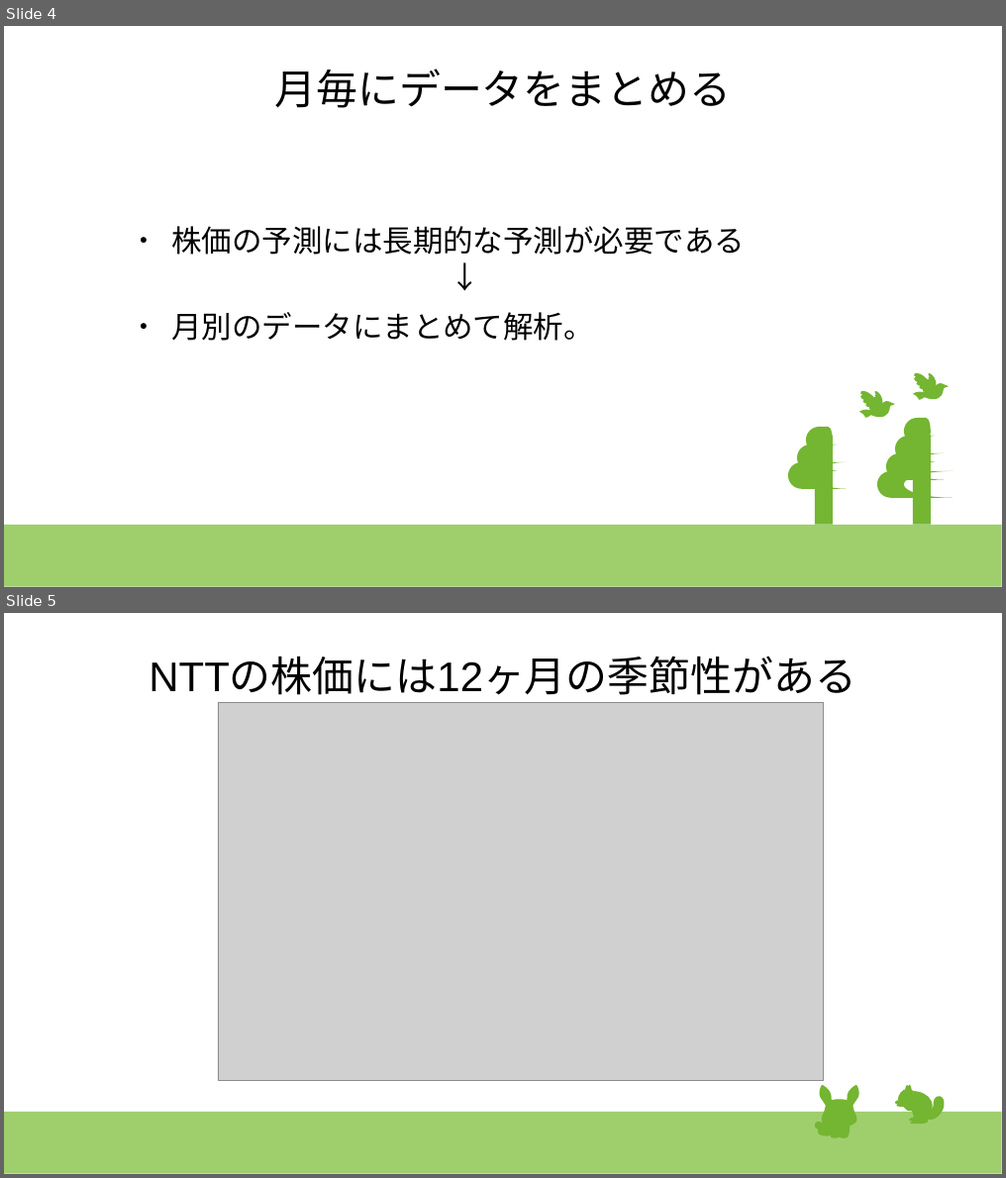
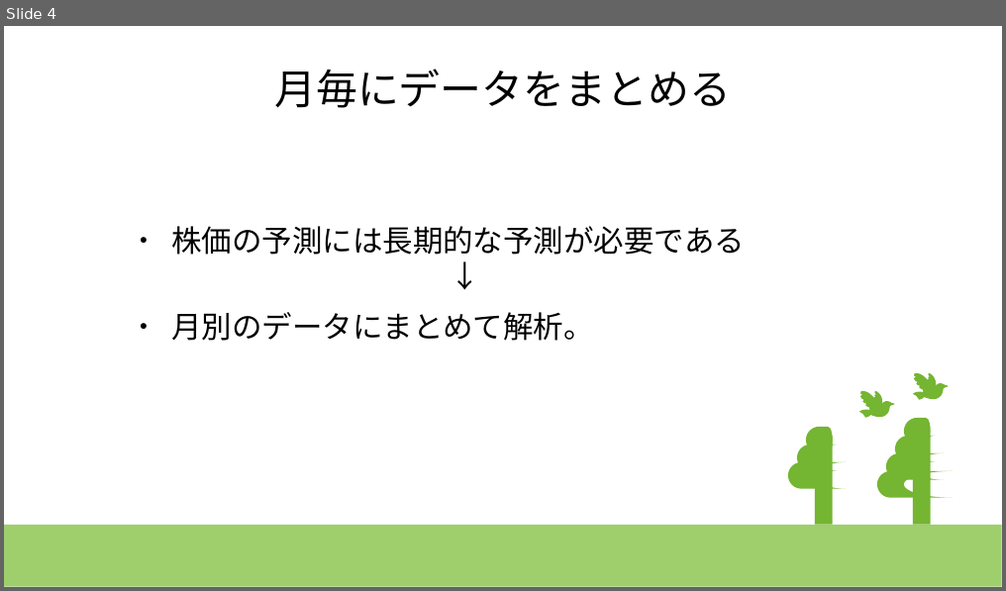
Before and after one commit to kawagashira/deepcraft, a slide deck: time_series/time_series.pptx. Shown one above the other, each under a label of ours: slides 4 and 5 before the commit, slide 4 after it. The pictures are 1006x1178 and 1006x591 pixels, drawn with LibreOffice and Linux fonts; fonts in the diff are those of the drawing; grey boxes stand for pictures. Boxes give left, top, right and bottom in pixels: in the first picture for what was removed or moved away, otherwise in the second. Text is boxed around its words. In the diff, an @@ line names an element or a change of style, - is before the commit and + after.

```diff
--- a/time_series/time_series.pptx
+++ b/time_series/time_series.pptx
@@ slide 5 removed at [4,613,1002,1174], background #FFFFFF; not listed: 1 template element that a slide beside it also shows @@
@@ title removed at [149,659,856,695] @@
-NTTの株価には12ヶ月の季節性がある
@@ picture removed at [218,702,824,1080] @@
@@ group removed at [816,1085,858,1139]: 23 freeform shapes @@
@@ group removed at [895,1085,944,1125]: 15 freeform shapes @@
```
Also in this commit, not shown: 13 other slides changed, 2 slides added, 3 other files.
